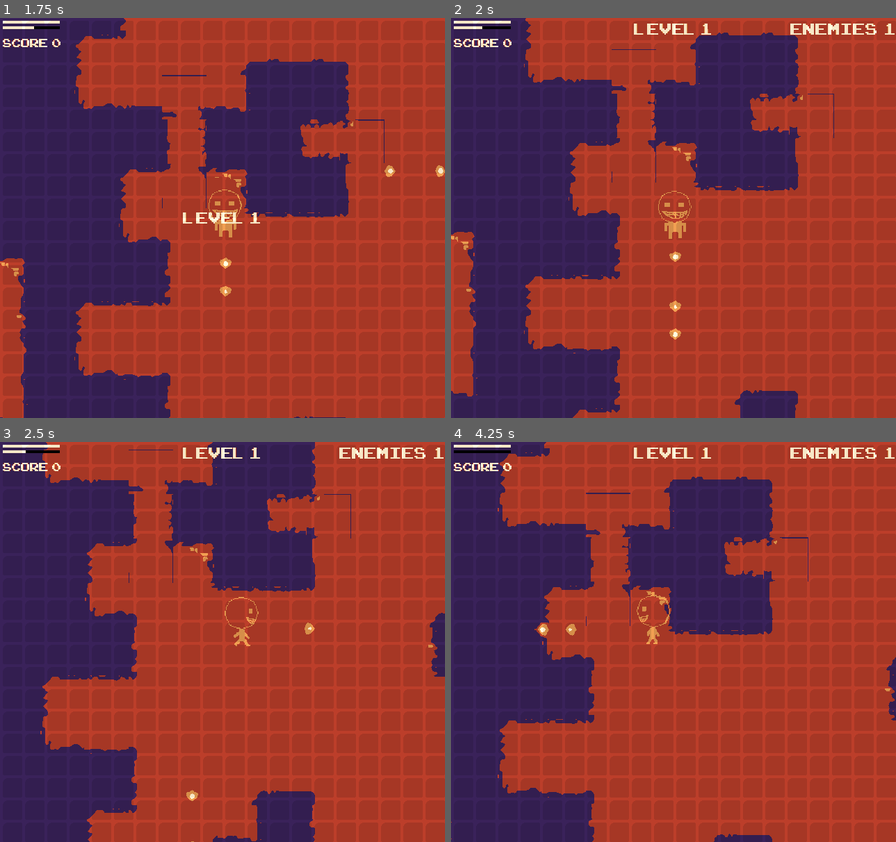
Above: before the commit, frames 1-4 (two rows, left to right).
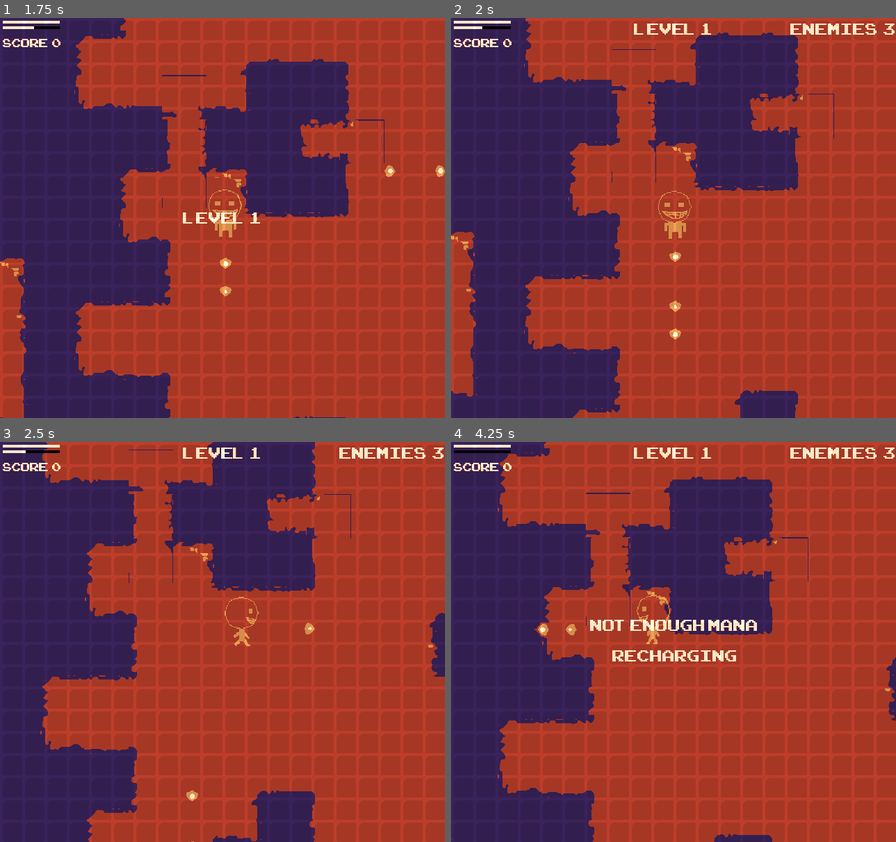
Above: after the commit, the same moments.

Repository: Mithul/GBJAM7
Game: Godot game, scene res://Main.tscn
The game is run twice, just before and just after one commit, with the same random seed, the same clock (stepped at 60 frames per second) and the same inputs. Sound files missing from this copy of the repository are replaced by a short silence.
Inputs:
- Up to frame 1 (1.75 s): tap Enter at 0.5 s; hold Right (ui_right) 0.53-1.28 s; tap Space (ui_select) at 0.6, 0.77, 1.07, 1.35, 1.52 s; hold Down (ui_down) from 1.28 s (still down)
- Up to frame 2 (2 s): keep holding Down (ui_down); tap Space (ui_select) at 1.82 s
- Up to frame 3 (2.5 s): release Down (ui_down) at 2.03 s; hold Right (ui_right) from 2.03 s (still down); tap Space (ui_select) at 2.1 s
- Up to frame 4 (4.25 s): release Right (ui_right) at 2.78 s; hold Up (ui_up) 2.78-3.53 s; tap Space (ui_select) at 2.85, 3.02, 3.32, 3.6, 3.77, 4.07 s; hold Left (ui_left) from 3.53 s (still down)

Frame 1 is identical in both runs. In frame 2, less than 0.1% of the frame differs, in the area x 97-100%, y 1-5%; in frame 3, less than 0.1%; in frame 4, 1.1%, in the area x 31-100%, y 1-55%.

Commit message:
Enemy follows player

Diff:
--- a/Enemy.gd
+++ b/Enemy.gd
@@ -4,6 +4,7 @@
 # var a = 2
 # var b = "text"
 
+export var speed = 10
 export var max_health = 100
 var health = 0
 signal on_death
@@ -15,14 +16,31 @@
 
 export var points = 20
 
+var follows = null
+
+var is_follows_seen = false
+
+var follows_when_not_visible = true
+var follows_around_obstacles = false
+
 # Called when the node enters the scene tree for the first time.
 func _ready():
 	health = max_health
 	hit_entities = []
 	$Healthbar.value = health*20/max_health
+	is_follows_seen = false
 
 # Called every frame. 'delta' is the elapsed time since the previous frame.
 func _physics_process(delta):
+	var movement = Vector2()
+	if follows != null:
+		movement = (follows.global_position - global_position).normalized()
+
+	if abs(movement.x) > abs(movement.y):
+		move_and_slide(Vector2(movement.x, 0).normalized()*speed)
+	else:
+		move_and_slide(Vector2(0, movement.y).normalized()*speed)
+
 	if randf() < 0.01:
 		if $AnimatedSprite.animation != 'Death':
 			$AnimatedSprite.play("Blink")
@@ -32,8 +50,12 @@
 		elif $AnimatedSprite.animation == 'Death' and $AnimatedSprite.frames.get_frame_count("Death") == $AnimatedSprite.frame + 1:
 			queue_free()
 
+func follow(entity):
+	follows = entity
+
 func die():
 	if $AnimatedSprite.animation != 'Death':
+		speed = 0
 		$AnimatedSprite.play("Death")
 		$death_sound.play()
 		emit_signal("on_death", self)
--- a/Player.gd
+++ b/Player.gd
@@ -30,7 +30,7 @@
 	$GUI/HP.value = health
 	$GUI/MP.value = mana
 	$GUI/Score.text = "Score : "+str(score)
-
+	$GUI/Message.visible = false
 # Called every frame. 'delta' is the elapsed time since the previous frame.
 
 func move(delta):
@@ -72,6 +72,10 @@
 			get_node("/root/Main").add_child(new_fireball)
 			new_fireball.init(facing_direction)
 			update_mana(-10)
+		else:
+			$GUI/Message.visible = true
+			$GUI/Message.text = "Not enough mana. \nRecharging"
+			$GUI/Message/Timer.start()
 
 func update_mana(value):
 	mana += value
@@ -97,3 +101,7 @@
 
 func _on_ManaRegen_timeout():
 	update_mana(5)
+
+
+func _on_Timer_timeout():
+	$GUI/Message.visible = false
--- a/Player.tscn
+++ b/Player.tscn
@@ -116,7 +116,14 @@
 size = 6
 font_data = SubResource( 15 )
 
-[sub_resource type="CapsuleShape2D" id=17]
+[sub_resource type="DynamicFontData" id=17]
+font_path = "res://assets/Fonts/ARCADECLASSIC.TTF"
+
+[sub_resource type="DynamicFont" id=18]
+size = 8
+font_data = SubResource( 17 )
+
+[sub_resource type="CapsuleShape2D" id=19]
 radius = 4.32526
 height = 9.49843
 
@@ -181,6 +188,15 @@
 margin_bottom = 13.0
 custom_fonts/font = SubResource( 16 )
 
+[node name="Message" type="Label" parent="GUI"]
+margin_right = 161.0
+margin_bottom = 143.0
+custom_fonts/font = SubResource( 18 )
+align = 1
+valign = 1
+
+[node name="Timer" type="Timer" parent="GUI/Message"]
+
 [node name="ManaRegen" type="Timer" parent="."]
 autostart = true
 
@@ -188,5 +204,6 @@
 
 [node name="Body" type="CollisionShape2D" parent="HurtBox"]
 position = Vector2( 7.62939e-06, -7.35857 )
-shape = SubResource( 17 )
+shape = SubResource( 19 )
+[connection signal="timeout" from="GUI/Message/Timer" to="." method="_on_Timer_timeout"]
 [connection signal="timeout" from="ManaRegen" to="." method="_on_ManaRegen_timeout"]
--- a/Stage.gd
+++ b/Stage.gd
@@ -15,12 +15,12 @@
 var num_enemies = 0
 var enemies = []
 
+onready var player = $Player
+
 # Called when the node enters the scene tree for the first time.
 func init():
 	randomize()
 	var grass_tile_id = tilemap.tile_set.find_tile_by_name("grass")
-	enemies = []
-	num_enemies = 0
 	for cell_pos in tilemap.get_used_cells():
 		if tilemap.get_cell(cell_pos.x, cell_pos.y) == grass_tile_id:
 			var cell_glob_pos = tilemap.map_to_world(cell_pos)
@@ -30,9 +30,11 @@
 				var new_enemy = enemy.instance()
 				new_enemy.max_health = level*100/4
 				new_enemy.points = level*20
+				new_enemy.speed = 10 + level
 				new_enemy.connect("on_death", self, "_on_enemy_died")
 				new_enemy.connect("visible_on_camera", $MusicHandler, "enemy_visible")
 				new_enemy.global_position = cell_glob_pos + Vector2(8, 8)
+				new_enemy.follow(player)
 				enemies.append(new_enemy)
 				add_child(new_enemy)
 				num_enemies += 1
@@ -45,10 +47,13 @@
 	for enemy in enemies:
 		enemy.queue_free()
 	$Player.reset()
+	enemies = []
+	num_enemies = 0
 	init()
 
 func _ready():
-	init()
+	pass
+	#init()
 
 
 func _on_enemy_died(enemy):
Not shown: 1 places in Player.tscn that only renumber resources
